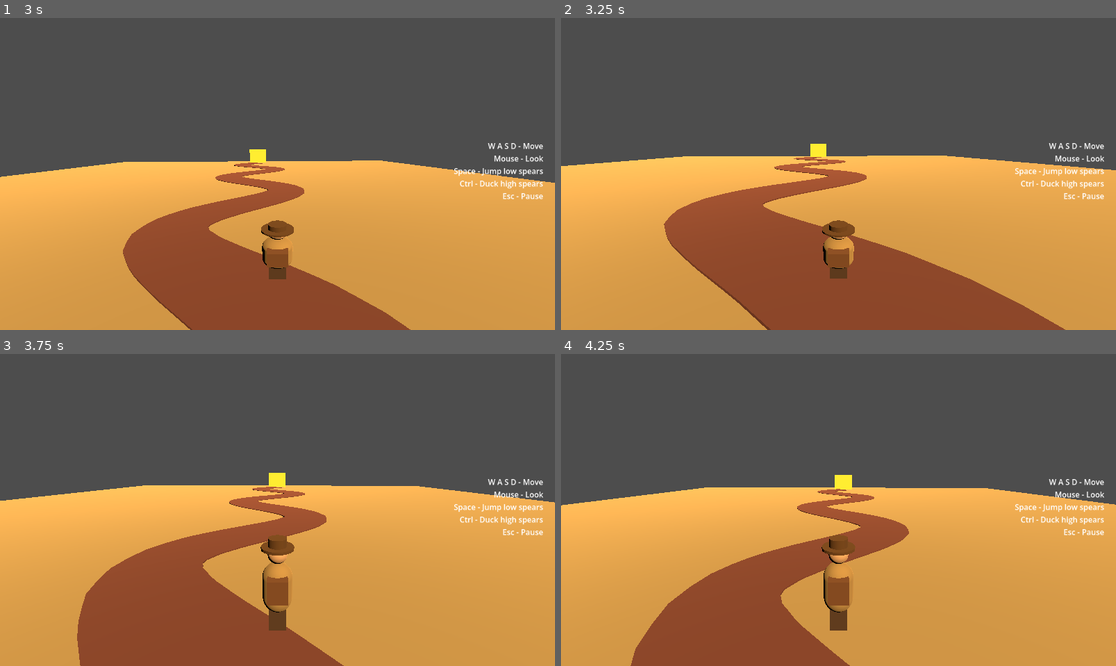
Above: before the commit, frames 1-4 (two rows, left to right).
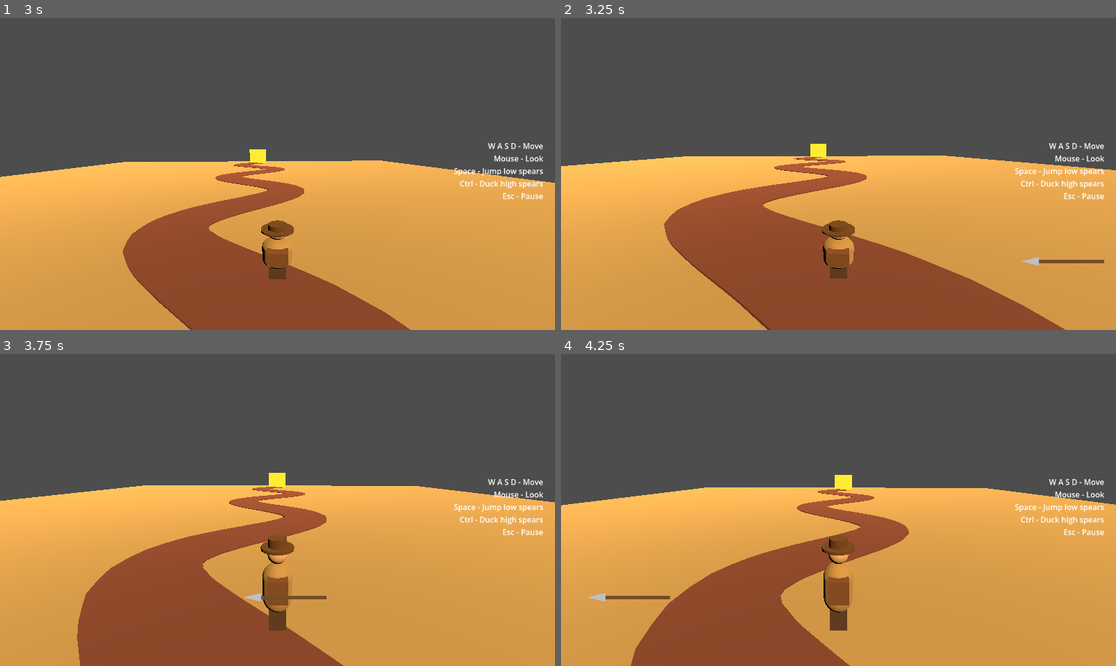
Above: after the commit, the same moments.

Repository: AnubisGott/The-Mystery-of-the-Pharaoh
Game: Godot game, scene res://main/main.tscn
Same seed, same stepped clock (60 frames per second), same inputs: the game is played once before the commit and once after it.
Inputs (mouse positions are in pixels of both pictures, inside the frame that each line leads up to):
- Up to frame 1 (3 s): click "Enter the Tomb" at 0.5 s; tap Enter at 1.25 s; move the mouse to (305, 174) at 1.27 s; hold Ctrl (duck) 1.28-2.03 s; hold W (move_forward) from 1.28 s (still down); tap Space (jump) at 1.52, 1.55, 1.82, 2.1, 2.27, 2.57 s; move the mouse to (249, 174) at 2.02 s; tap Ctrl (duck) at 2.3 s; move the mouse to (288, 167) at 2.77 s; hold Ctrl (duck) from 2.78 s (still down)
- Up to frame 2 (3.25 s): keep holding W (move_forward); keep holding Ctrl (duck); tap Space (jump) at 3.05 s
- Up to frame 3 (3.75 s): keep holding W (move_forward); move the mouse to (271, 516) at 3.52 s; release Ctrl (duck) at 3.53 s; tap Ctrl (duck) at 3.6 s
- Up to frame 4 (4.25 s): keep holding W (move_forward); tap Space (jump) at 3.77, 4.07 s

Frame 1 is identical in both runs. In frame 2, 0.2% of the frame differs, in the area x 83-98%, y 76-80%; in frame 3, 0.1%; in frame 4, 0.2%.

Commit message:
Turn spears into a 2D screen overlay
Spears no longer exist in the 3D world. A CanvasLayer draws them
as flat 2D shapes flying horizontally across the screen, always
parallel to the screen border regardless of where the character
looks. A spear counts as a hit when it crosses the screen center
unless the matching dodge is active: airborne for low spears,
ducking for high spears.

Co-Authored-By: Claude Fable 5 <noreply@anthropic.com>

Diff:
--- a/hazards/spear.gd
+++ /dev/null
@@ -1,31 +0,0 @@
-extends Area3D
-
-signal player_hit
-
-const MAX_TRAVEL: float = 34.0
-
-var direction: Vector3 = Vector3.RIGHT
-var speed: float = 9.0
-
-var _start: Vector3
-
-
-func _ready() -> void:
-	body_entered.connect(_on_body_entered)
-	_start = global_position
-
-	# The scene's tip points toward +X; flip when flying the other way.
-	if direction.x < 0.0:
-		rotation.y = PI
-
-
-func _physics_process(delta: float) -> void:
-	global_position += direction * speed * delta
-	if global_position.distance_to(_start) > MAX_TRAVEL:
-		queue_free()
-
-
-func _on_body_entered(body: Node3D) -> void:
-	if body.is_in_group("player"):
-		player_hit.emit()
-		queue_free()
--- a/hazards/spear.tscn
+++ /dev/null
@@ -1,40 +0,0 @@
-[gd_scene load_steps=7 format=3]
-
-[ext_resource type="Script" path="res://hazards/spear.gd" id="1"]
-
-[sub_resource type="StandardMaterial3D" id="StandardMaterial3D_shaft"]
-albedo_color = Color(0.45, 0.3, 0.16, 1)
-
-[sub_resource type="StandardMaterial3D" id="StandardMaterial3D_tip"]
-albedo_color = Color(0.75, 0.75, 0.78, 1)
-metallic = 0.9
-roughness = 0.3
-
-[sub_resource type="CylinderMesh" id="CylinderMesh_shaft"]
-material = SubResource("StandardMaterial3D_shaft")
-top_radius = 0.04
-bottom_radius = 0.04
-height = 2.2
-
-[sub_resource type="CylinderMesh" id="CylinderMesh_tip"]
-material = SubResource("StandardMaterial3D_tip")
-top_radius = 0.0
-bottom_radius = 0.09
-height = 0.3
-
-[sub_resource type="BoxShape3D" id="BoxShape3D_spear"]
-size = Vector3(2.5, 0.14, 0.14)
-
-[node name="Spear" type="Area3D"]
-script = ExtResource("1")
-
-[node name="Shaft" type="MeshInstance3D" parent="."]
-transform = Transform3D(0, -1, 0, 1, 0, 0, 0, 0, 1, 0, 0, 0)
-mesh = SubResource("CylinderMesh_shaft")
-
-[node name="Tip" type="MeshInstance3D" parent="."]
-transform = Transform3D(0, 1, 0, -1, 0, 0, 0, 0, 1, 1.25, 0, 0)
-mesh = SubResource("CylinderMesh_tip")
-
-[node name="CollisionShape3D" type="CollisionShape3D" parent="."]
-shape = SubResource("BoxShape3D_spear")
--- /dev/null
+++ b/hazards/spear_2d.gd
@@ -0,0 +1,21 @@
+extends Node2D
+
+var is_high: bool = false
+var direction: float = 1.0
+var speed: float = 900.0
+var checked: bool = false
+
+
+func _physics_process(delta: float) -> void:
+	position.x += direction * speed * delta
+
+	var width := get_viewport_rect().size.x
+	if position.x < -150.0 or position.x > width + 150.0:
+		queue_free()
+
+
+func _draw() -> void:
+	# Drawn pointing right; flying left is mirrored via scale.x.
+	draw_line(Vector2(-80.0, 0.0), Vector2(55.0, 0.0), Color(0.45, 0.3, 0.16), 7.0)
+	var tip := PackedVector2Array([Vector2(55.0, -9.0), Vector2(92.0, 0.0), Vector2(55.0, 9.0)])
+	draw_colored_polygon(tip, Color(0.75, 0.75, 0.78))
--- /dev/null
+++ b/hazards/spear_layer.gd
@@ -0,0 +1,54 @@
+extends CanvasLayer
+
+signal player_hit
+
+const Spear2D := preload("res://hazards/spear_2d.gd")
+
+const SPEAR_SPEED: float = 900.0
+const LOW_HEIGHT_FRACTION: float = 0.78
+const HIGH_HEIGHT_FRACTION: float = 0.60
+const HIT_ZONE_HALF_WIDTH: float = 40.0
+const OFFSCREEN_MARGIN: float = 120.0
+
+@onready var player: CharacterBody3D = $"../Player"
+
+
+func spawn_spear(is_high: bool, from_left: bool) -> void:
+	var view_size := get_viewport().get_visible_rect().size
+	var spear := Spear2D.new()
+	spear.is_high = is_high
+	spear.direction = 1.0 if from_left else -1.0
+	spear.speed = SPEAR_SPEED
+	spear.scale.x = spear.direction
+	spear.position = Vector2(
+		-OFFSCREEN_MARGIN if from_left else view_size.x + OFFSCREEN_MARGIN,
+		view_size.y * (HIGH_HEIGHT_FRACTION if is_high else LOW_HEIGHT_FRACTION)
+	)
+	add_child(spear)
+
+
+# A spear "hits" when it crosses the character at screen center while
+# the required dodge is not active: low spears need the player airborne,
+# high spears need the player ducking.
+func _physics_process(_delta: float) -> void:
+	var center_x := get_viewport().get_visible_rect().size.x * 0.5
+
+	for child in get_children():
+		var spear := child as Spear2D
+		if spear == null or spear.checked:
+			continue
+		if absf(spear.position.x - center_x) > HIT_ZONE_HALF_WIDTH:
+			continue
+
+		spear.checked = true
+		var dodged: bool = player.is_ducking() if spear.is_high else not player.is_on_floor()
+		if not dodged:
+			player_hit.emit()
+			_clear_spears()
+			return
+
+
+func _clear_spears() -> void:
+	for child in get_children():
+		if child is Spear2D:
+			child.queue_free()
--- a/levels/path.gd
+++ b/levels/path.gd
@@ -1,6 +1,4 @@
 extends Node3D
-
-const SPEAR_SCENE: PackedScene = preload("res://hazards/spear.tscn")
 
 const PATH_HALF_WIDTH: float = 1.5
 const START_Z: float = 20.0
@@ -11,19 +9,15 @@
 
 const SPEAR_MIN_INTERVAL: float = 1.6
 const SPEAR_MAX_INTERVAL: float = 3.0
-const SPEAR_SIDE_OFFSET: float = 13.0
-const SPEAR_LOW_Y: float = 0.35
-const SPEAR_HIGH_Y: float = 1.5
 
-# Practice zone: two spears repeat at the same fixed spot near the
-# start (low then high) so jump and duck can be tried safely. Random
-# spears only begin past it.
-const PRACTICE_Z: float = 13.0
+# Practice near the start: spears alternate low (jump) and high (duck)
+# in a fixed rhythm. Random spears only begin past the practice zone.
 const PRACTICE_INTERVAL: float = 2.4
 const RANDOM_SPEARS_START_Z: float = 8.0
 
 @onready var player: CharacterBody3D = $Player
 @onready var track: Path3D = $Track
+@onready var spear_layer: CanvasLayer = $SpearLayer
 
 var _spawn_transform: Transform3D
 var _spear_timer: Timer
@@ -34,6 +28,7 @@
 func _ready() -> void:
 	track.curve = _build_curve()
 	_spawn_transform = player.global_transform
+	spear_layer.player_hit.connect(_on_player_hit)
 
 	_spear_timer = Timer.new()
 	_spear_timer.one_shot = true
@@ -79,32 +74,13 @@
 
 func _on_spear_timer_timeout() -> void:
 	if player.global_position.z < RANDOM_SPEARS_START_Z:
-		_spawn_random_spear()
+		spear_layer.spawn_spear(randf() < 0.5, randf() < 0.5)
 	_restart_spear_timer()
 
 
 func _on_practice_timer_timeout() -> void:
-	_spawn_spear_at(PRACTICE_Z, _practice_high, _practice_high)
+	spear_layer.spawn_spear(_practice_high, _practice_high)
 	_practice_high = not _practice_high
-
-
-# A spear crosses the path slightly ahead of the player, from a random
-# side and at random height: low ones are jumped, high ones are ducked.
-func _spawn_random_spear() -> void:
-	var target_z: float = clamp(player.global_position.z - randf_range(3.0, 9.0), END_Z, START_Z)
-	_spawn_spear_at(target_z, randf() < 0.5, randf() < 0.5)
-
-
-func _spawn_spear_at(target_z: float, is_high: bool, from_left: bool) -> void:
-	var spear := SPEAR_SCENE.instantiate()
-	spear.direction = Vector3.RIGHT if from_left else Vector3.LEFT
-	spear.position = Vector3(
-		_path_x(target_z) + (-SPEAR_SIDE_OFFSET if from_left else SPEAR_SIDE_OFFSET),
-		SPEAR_HIGH_Y if is_high else SPEAR_LOW_Y,
-		target_z
-	)
-	spear.player_hit.connect(_on_player_hit)
-	add_child(spear)
 
 
 func _on_player_hit() -> void:
--- a/levels/path.tscn
+++ b/levels/path.tscn
@@ -1,8 +1,9 @@
-[gd_scene load_steps=11 format=3]
+[gd_scene load_steps=12 format=3]
 
 [ext_resource type="PackedScene" path="res://player/player.tscn" id="1"]
 [ext_resource type="Script" path="res://exit/win_zone.gd" id="2"]
 [ext_resource type="Script" path="res://levels/path.gd" id="3"]
+[ext_resource type="Script" path="res://hazards/spear_layer.gd" id="4"]
 
 [sub_resource type="StandardMaterial3D" id="StandardMaterial3D_sand"]
 albedo_color = Color(0.76, 0.64, 0.42, 1)
@@ -78,6 +79,9 @@
 [node name="Player" parent="." instance=ExtResource("1")]
 transform = Transform3D(1, 0, 0, 0, 1, 0, 0, 0, 1, 0, 1.0, 19)
 
+[node name="SpearLayer" type="CanvasLayer" parent="."]
+script = ExtResource("4")
+
 [node name="ControlsHint" type="CanvasLayer" parent="."]
 
 [node name="Root" type="Control" parent="ControlsHint"]
--- a/player/player.gd
+++ b/player/player.gd
@@ -67,6 +67,10 @@
 	move_and_slide()
 
 
+func is_ducking() -> bool:
+	return _is_ducking
+
+
 func reset_to_start(spawn: Transform3D) -> void:
 	if _is_ducking:
 		_set_ducking(false)
